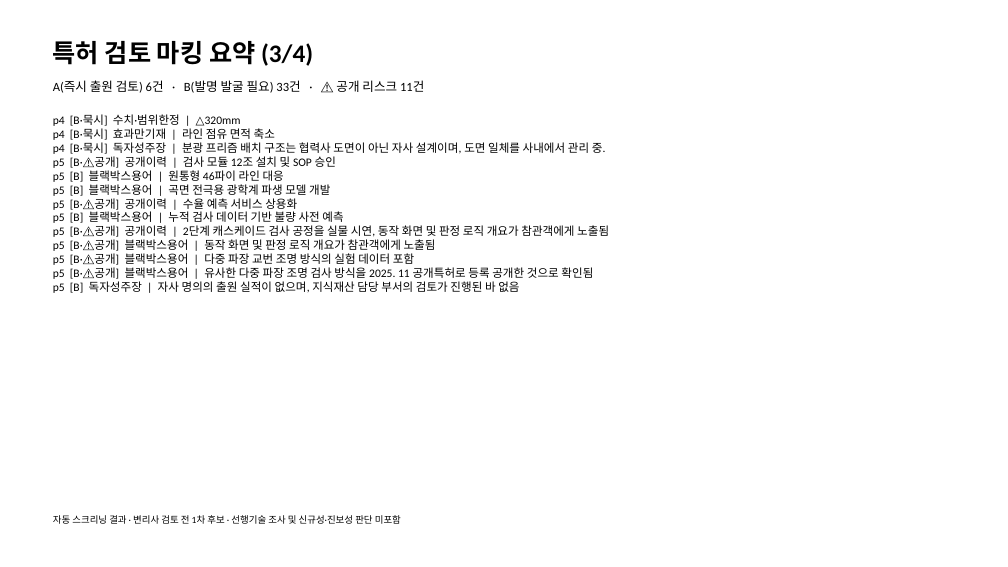
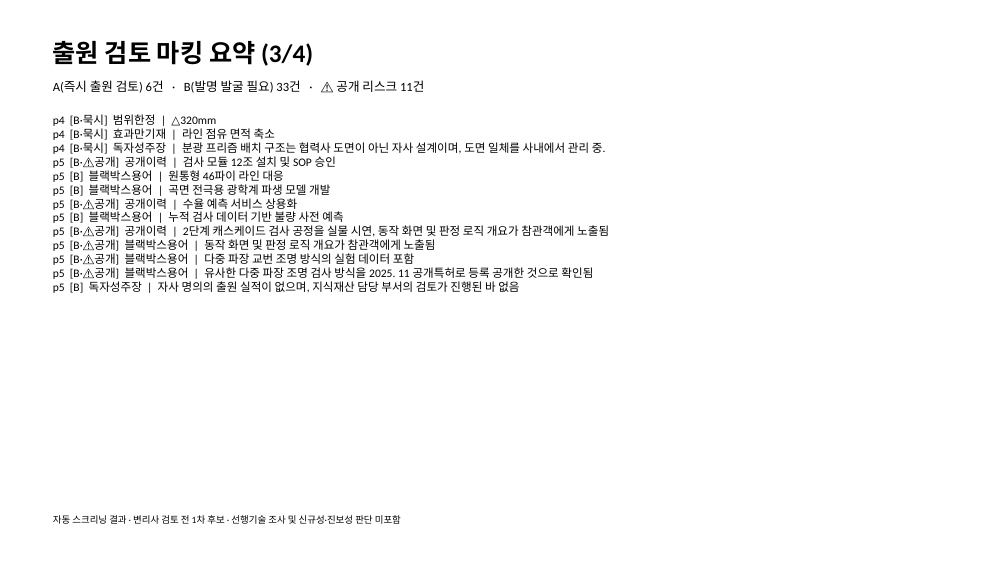
Before and after one commit to HyungKim/patent-marker, a slide deck: slide 8 of samples/회사보고자료_예시_마킹결과.pptx. Drawn at 1008x567 pixels with LibreOffice and Linux fonts; fonts in the diff are those of the drawing. Boxes give left, top, right and bottom in pixels: in the first picture for what was removed or moved away, otherwise in the second. Text is boxed around its words. In the diff, an @@ line names an element or a change of style, - is before the commit and + after.

```diff
--- a/samples/회사보고자료_예시_마킹결과.pptx
+++ b/samples/회사보고자료_예시_마킹결과.pptx
@@ text at bbox=[53, 41, 313, 66]: text changed @@
-특허 검토 마킹 요약 (3/4)
+출원 검토 마킹 요약 (3/4)
@@ text at bbox=[53, 114, 216, 126]: text changed @@
-p4 [B·묵시] 수치·범위한정 | △320mm
+p4 [B·묵시] 범위한정 | △320mm
```
Also in this commit, not shown: 8 other slides changed.
